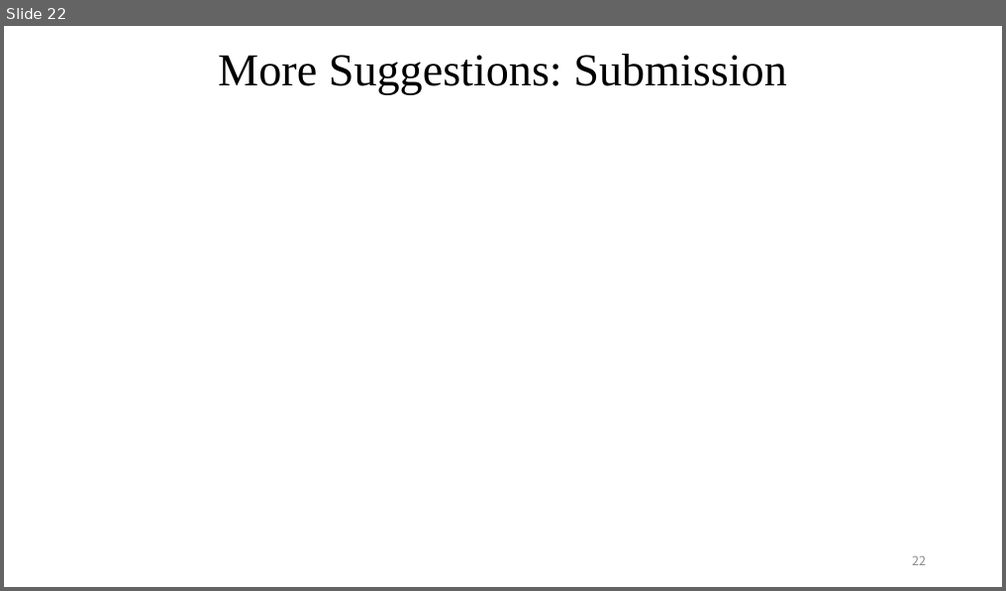
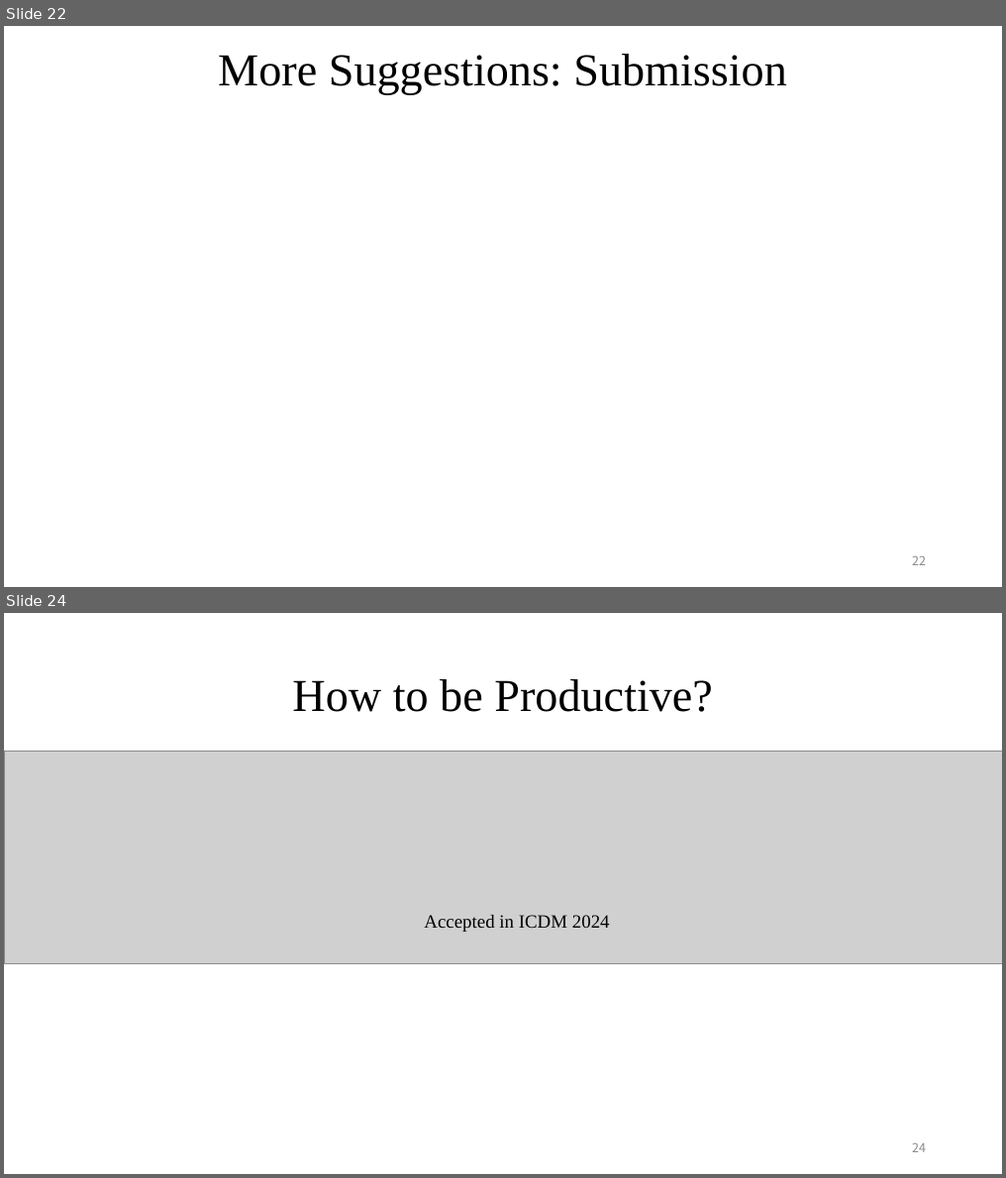
Before and after one commit to edisonchan-szu/edisonchan-szu.github.io, a slide deck: publication/Think_Present_Papers.pptx. Shown one above the other, each under a label of ours: slide 22 before the commit, slides 22 and 24 after it; the slides between them are not shown. The pictures are 1006x591 and 1006x1178 pixels, drawn with LibreOffice and Linux fonts; fonts in the diff are those of the drawing; grey boxes stand for pictures. Boxes give left, top, right and bottom in pixels: in the first picture for what was removed or moved away, otherwise in the second. Text is boxed around its words. In the diff, an @@ line names an element or a change of style, - is before the commit and + after.

```diff
--- a/publication/Think_Present_Papers.pptx
+++ b/publication/Think_Present_Papers.pptx
@@ slide 24 added at <box>4,613,1002,1174</box>, background #FFFFFF @@
@@ title added at <box>292,679,713,712</box>, 44 pt, text #000000 @@
+How to be Productive?
@@ picture added at <box>4,752,1002,964</box> @@
@@ text added at <box>424,915,610,932</box>, 18 pt, text #000000 @@
+Accepted in ICDM 2024
@@ page number added at <box>912,1144,926,1153</box>, 12 pt, text #8C8C8C @@
+24
```
Also in this commit, not shown: 1 other slide added.
